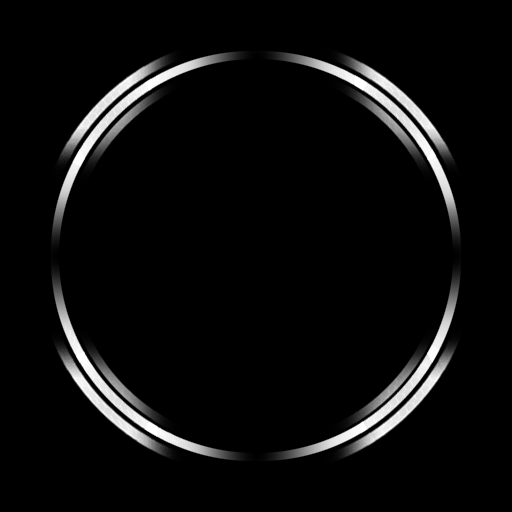
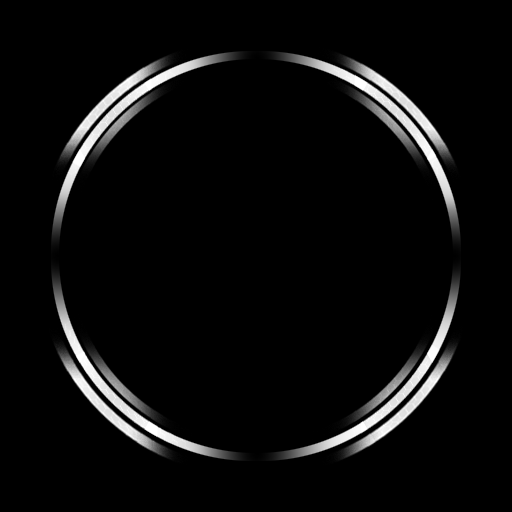
Revision of a layered w=512, h=512 image; what changed, layer by layer:
added layer "Layer 2" above "Outer Ring" over (52, 50, 459, 463)
painted on "Outer Ring" over (52, 50, 459, 463)
